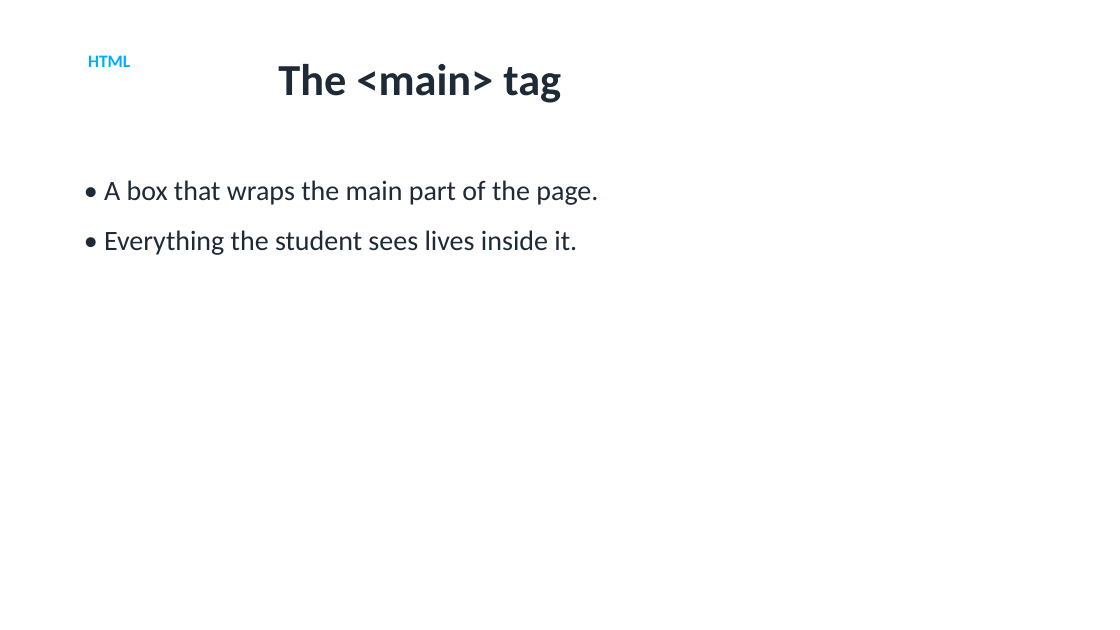
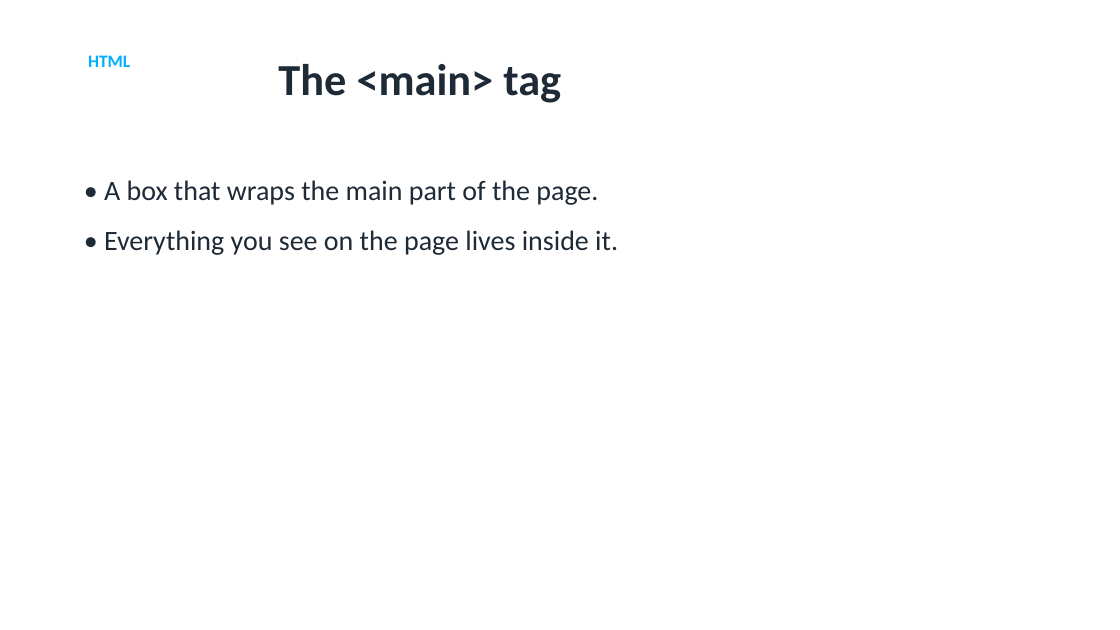
Before and after one commit to utgapps/utgapps.github.io, a slide deck: slide 6 of ai101/slides/week-01.pptx. Drawn at 1120x630 pixels with LibreOffice and Linux fonts; fonts in the diff are those of the drawing. Boxes give left, top, right and bottom in pixels: in the first picture for what was removed or moved away, otherwise in the second. Text is boxed around its words. In the diff, an @@ line names an element or a change of style, - is before the commit and + after.

```diff
--- a/ai101/slides/week-01.pptx
+++ b/ai101/slides/week-01.pptx
@@ text at bbox=[104, 230, 618, 255]: text changed @@
-• Everything the student sees lives inside it.
+• Everything you see on the page lives inside it.
```
Also in this commit, not shown: 2 other slides changed, 19 other files.
